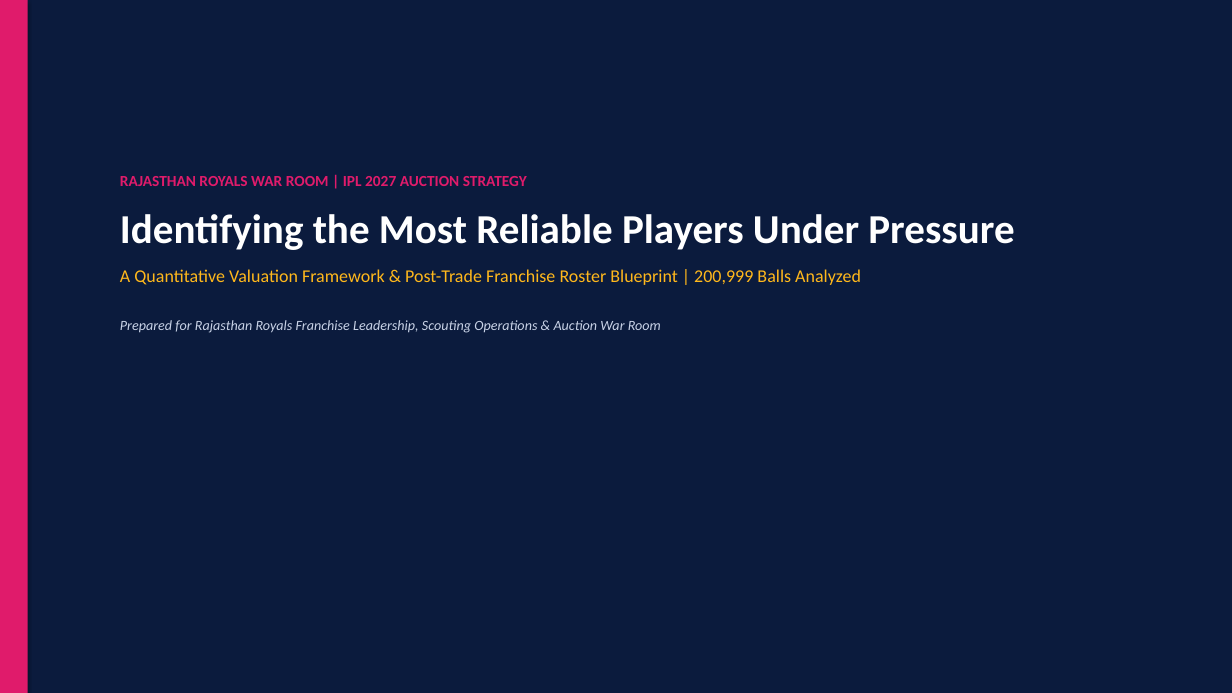
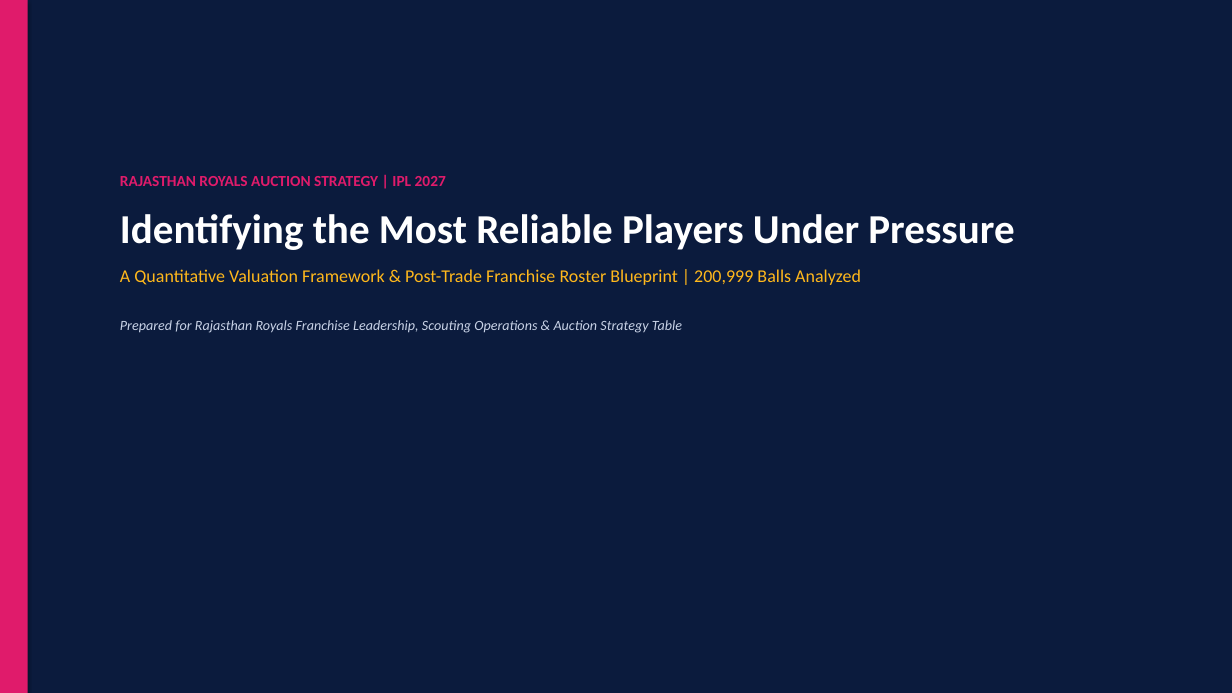
Before and after one commit to MohamedNavith/Rajasthan-Royals-Hackathon, a slide deck: slide 1 of outputs/rr_auction_presentation.pptx. Drawn at 1232x693 pixels with LibreOffice and Linux fonts; fonts in the diff are those of the drawing. Boxes give left, top, right and bottom in pixels: in the first picture for what was removed or moved away, otherwise in the second. Text is boxed around its words. In the diff, an @@ line names an element or a change of style, - is before the commit and + after.

Commit message:
docs & ci: rename war room to auction strategy, update report/deck, fix pages concurrency

```diff
--- a/outputs/rr_auction_presentation.pptx
+++ b/outputs/rr_auction_presentation.pptx
@@ text at (120,176,446,186): text changed @@
-RAJASTHAN ROYALS WAR ROOM | IPL 2027 AUCTION STRATEGY
+RAJASTHAN ROYALS AUCTION STRATEGY | IPL 2027
@@ text at (120,320,682,333): text changed @@
-Prepared for Rajasthan Royals Franchise Leadership, Scouting Operations & Auction War Room
+Prepared for Rajasthan Royals Franchise Leadership, Scouting Operations & Auction Strategy Table
```
Also in this commit, not shown: 12 other slides changed, 8 other files.
